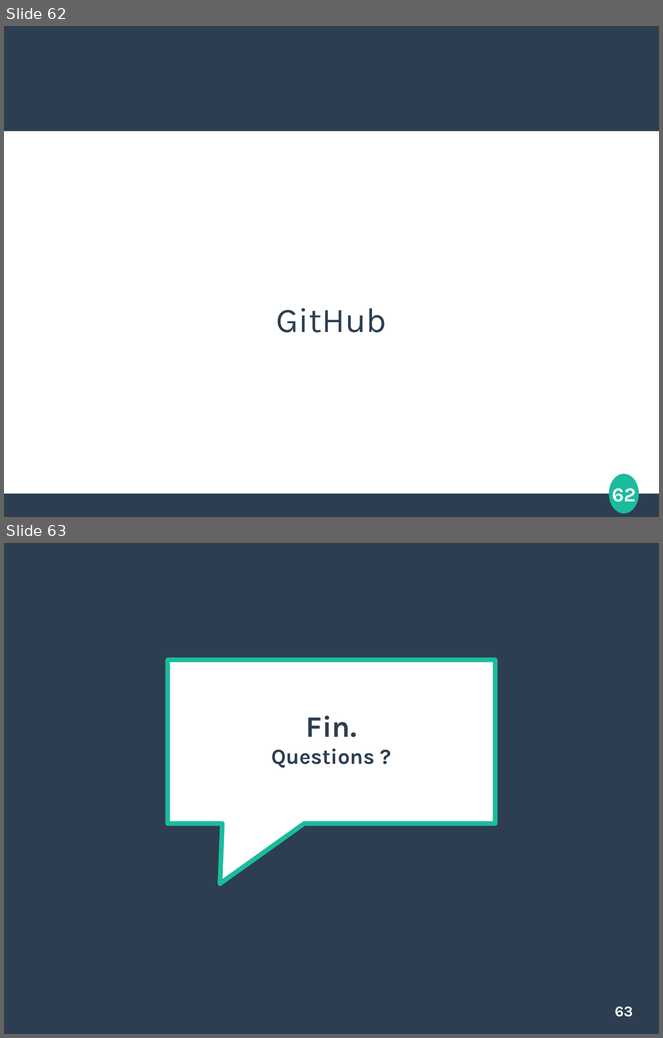
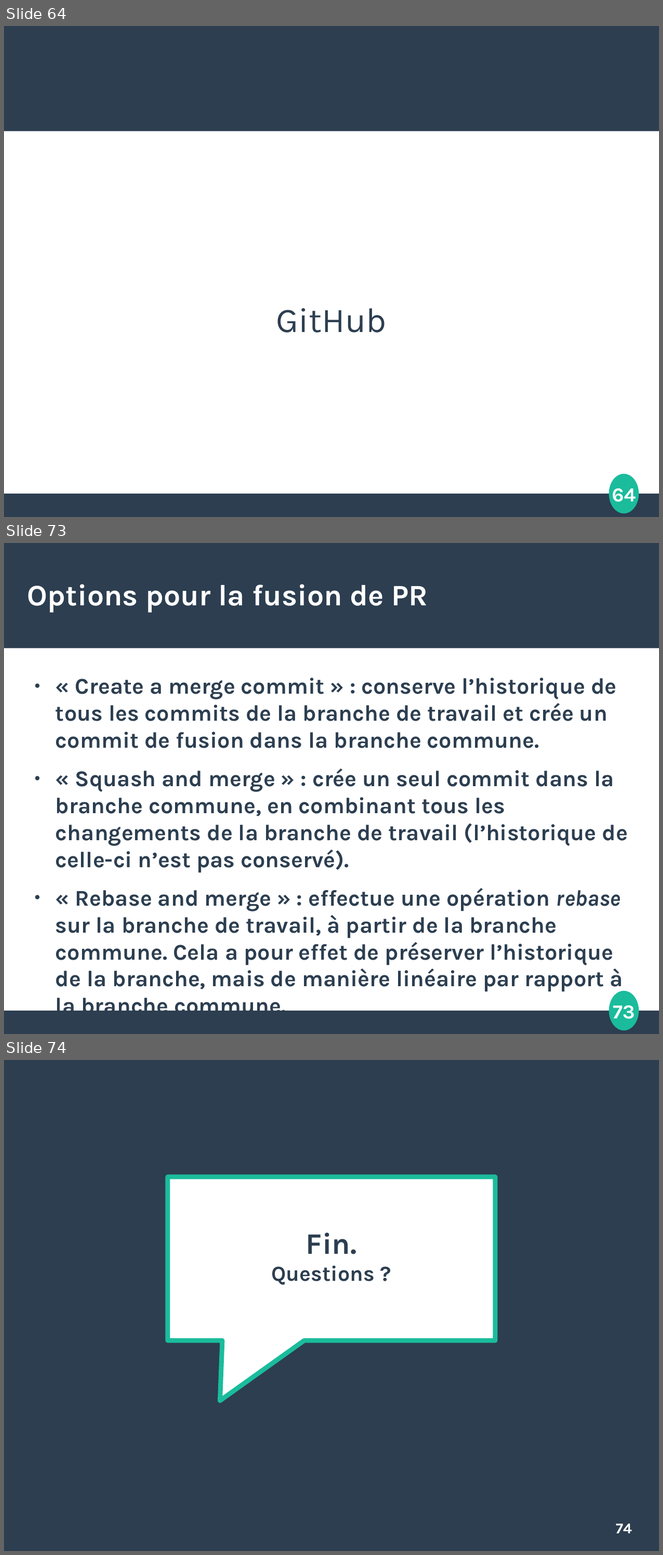
Before and after one commit to etdube/formation_git, a slide deck: Présentation git.odp. Shown one above the other, each under a label of ours: slides 62 and 63 before the commit, slides 64, 73 and 74 after it; the slides between them are not shown. The pictures are 663x1038 and 663x1555 pixels, drawn with LibreOffice and Linux fonts; fonts in the diff are those of the drawing. Boxes give left, top, right and bottom in pixels: in the first picture for what was removed or moved away, otherwise in the second. Text is boxed around its words. In the diff, an @@ line names an element or a change of style, - is before the commit and + after.

```diff
--- a/Présentation git.odp
+++ b/Présentation git.odp
@@ slide 73 added at (4,543,659,1034), background #FFFFFF; not listed: 4 template elements that a slide beside it also shows @@
@@ title added at (27,584,428,612), 36 pt, text #FFFFFF, bold @@
+Options pour la fusion de PR
@@ text added at (55,678,628,992), 27.2 pt, text #2C3E50, bold @@
+● « Create a merge commit » : conserve l’historique de tous les commits de la branche de travail et crée un commit de fusion dans la branche commune.
+● « Squash and merge » : crée un seul commit dans la branche commune, en combinant tous les changements de la branche de travail (l’historique de celle-ci n’est pas conservé).
+● « Rebase and merge » : effectue une opération rebase sur la branche de travail, à partir de la branche commune. Cela a pour effet de préserver l’historique de la branche, mais de manière linéaire par rapport à la branche commune.
@@ what was slide 62 is now slide 64 @@
@@ page number at (612,488,636,507): text changed @@
-62
+64
@@ what was slide 63 is now slide 74 @@
@@ page number at (616,1524,632,1534): text changed @@
-63
+74
```
Also in this commit, not shown: 1 slide changed, 10 other slides added, 1 other file.
